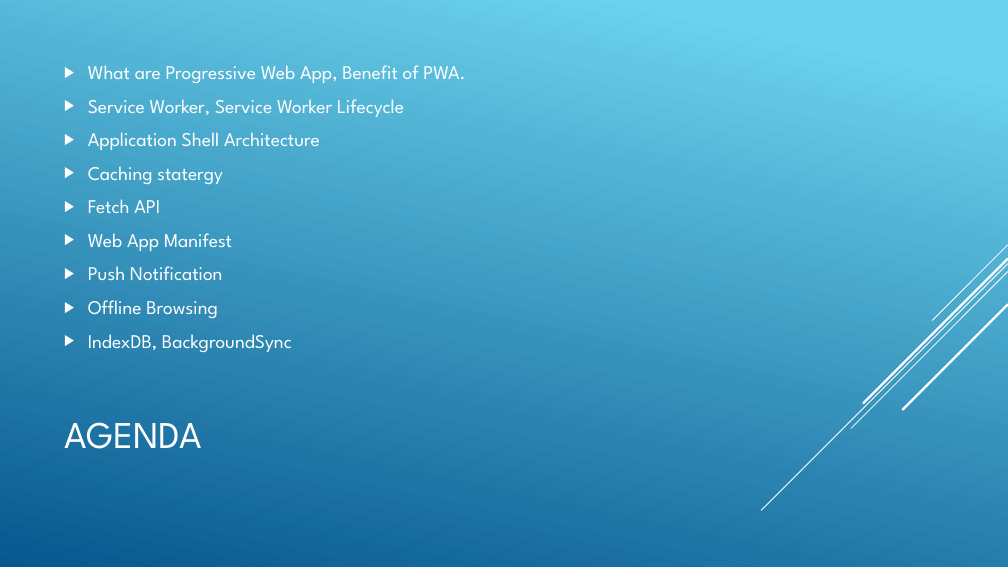
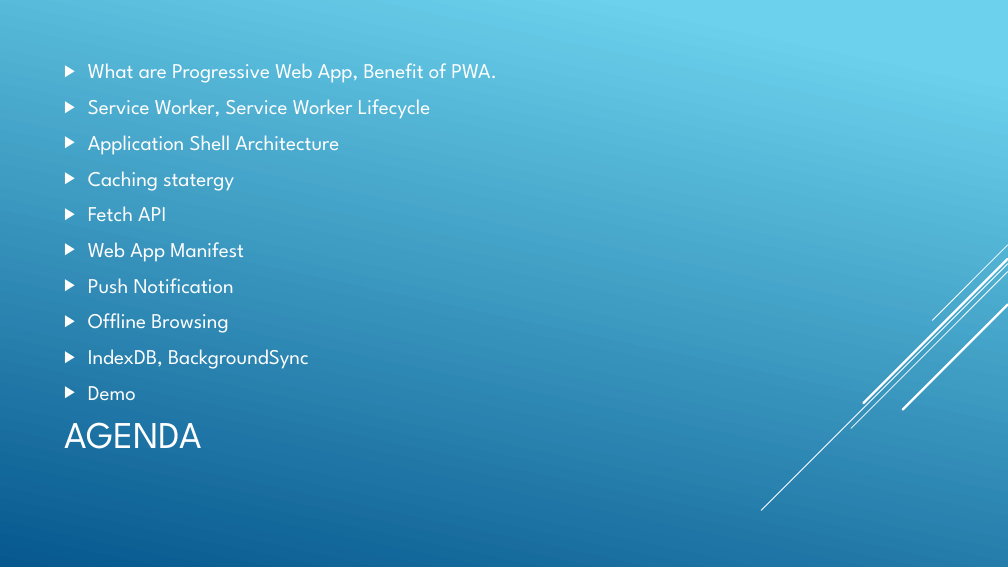
Before and after one commit to ngohungphuc/Presentation, a slide deck: slide 2 of Progressive Web App/PWA.pptx. Drawn at 1008x567 pixels with LibreOffice and Linux fonts; fonts in the diff are those of the drawing. Boxes give left, top, right and bottom in pixels: in the first picture for what was removed or moved away, otherwise in the second. Text is boxed around its words. In the diff, an @@ line names an element or a change of style, - is before the commit and + after.

Commit message:
update

```diff
--- a/Progressive Web App/PWA.pptx
+++ b/Progressive Web App/PWA.pptx
@@ text at [88,63,497,369]: size 18.5 to 20 pt @@
@@ text at [88,386,136,401]: paragraph added @@
+▶ Demo
```
Also in this commit, not shown: 1 slide added.
